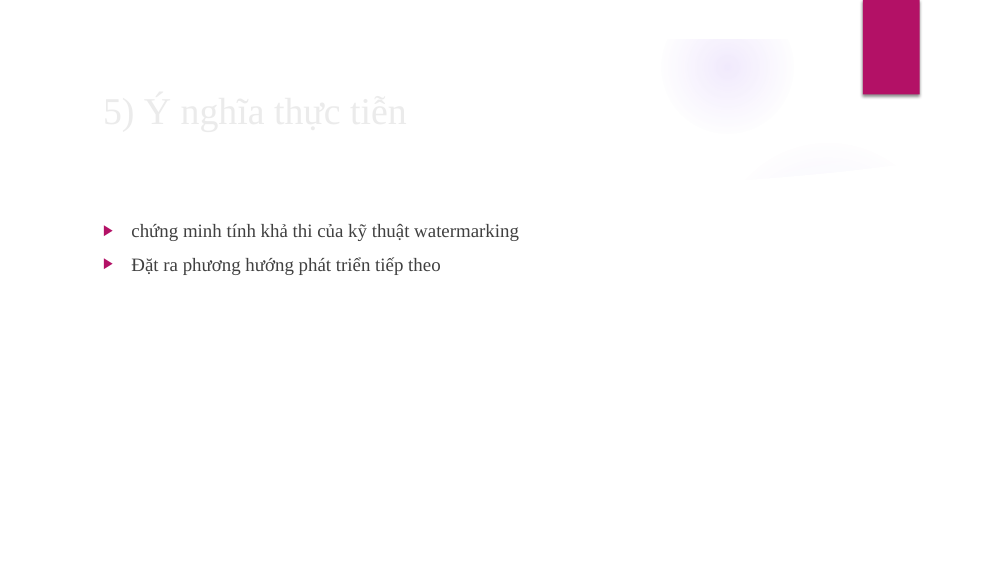
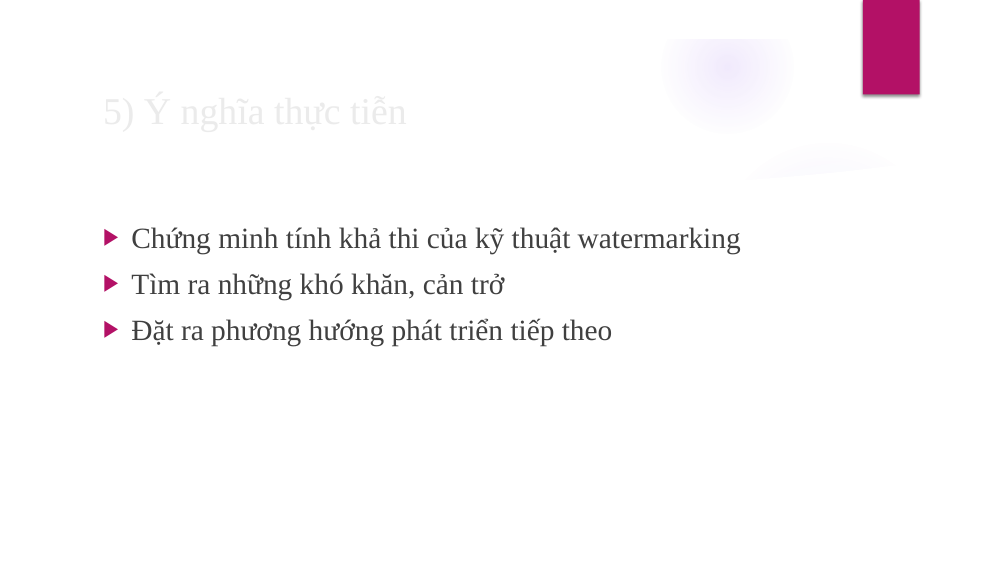
Before and after one commit to TruongThanhNam97/angular-audio, a slide deck: slide 10 of document/BC-LVTN.pptx. Drawn at 1008x567 pixels with LibreOffice and Linux fonts; fonts in the diff are those of the drawing; background and template pictures are left out. Boxes give left, top, right and bottom in pixels: in the first picture for what was removed or moved away, otherwise in the second. Text is boxed around its words. In the diff, an @@ line names an element or a change of style, - is before the commit and + after.

```diff
--- a/document/BC-LVTN.pptx
+++ b/document/BC-LVTN.pptx
@@ text at bbox=[131, 227, 741, 300]: text changed; size 18 to 28 pt @@
-▶ chứng minh tính khả thi của kỹ thuật watermarking
+▶ Chứng minh tính khả thi của kỹ thuật watermarking
+▶ Tìm ra những khó khăn, cản trở
@@ text at bbox=[131, 318, 613, 346]: size 18 to 28 pt in "Đặt ra phương hướng phát triển tiếp ..." @@
```
Also in this commit, not shown: 10 other slides changed, 8 slides added, 3 other files.
